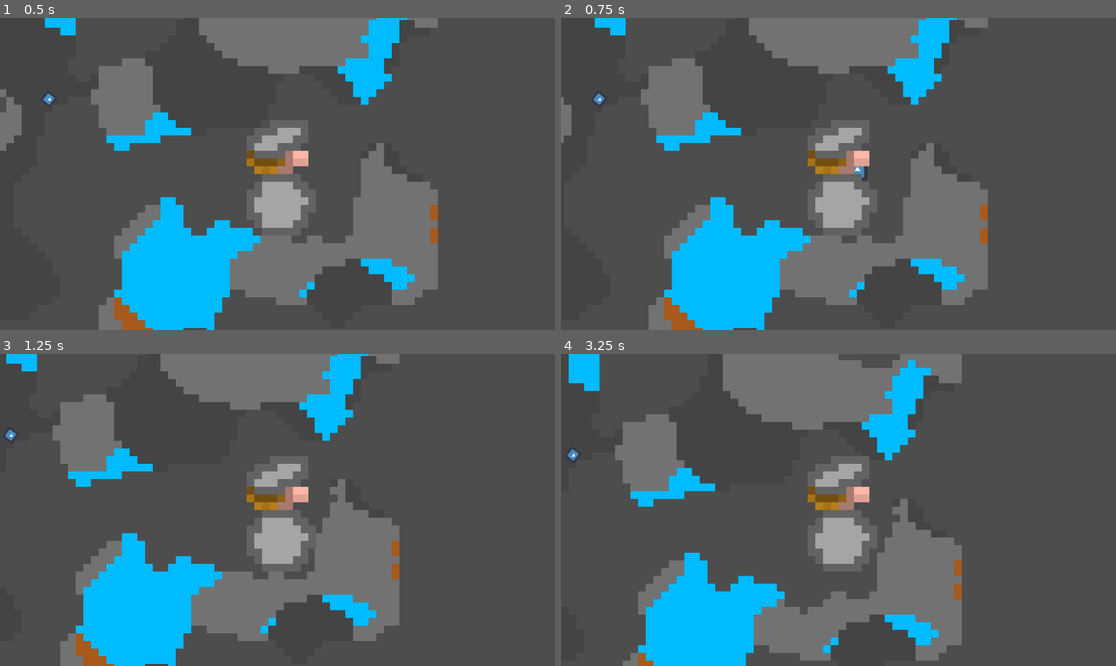
Above: before the commit, frames 1-4 (two rows, left to right).
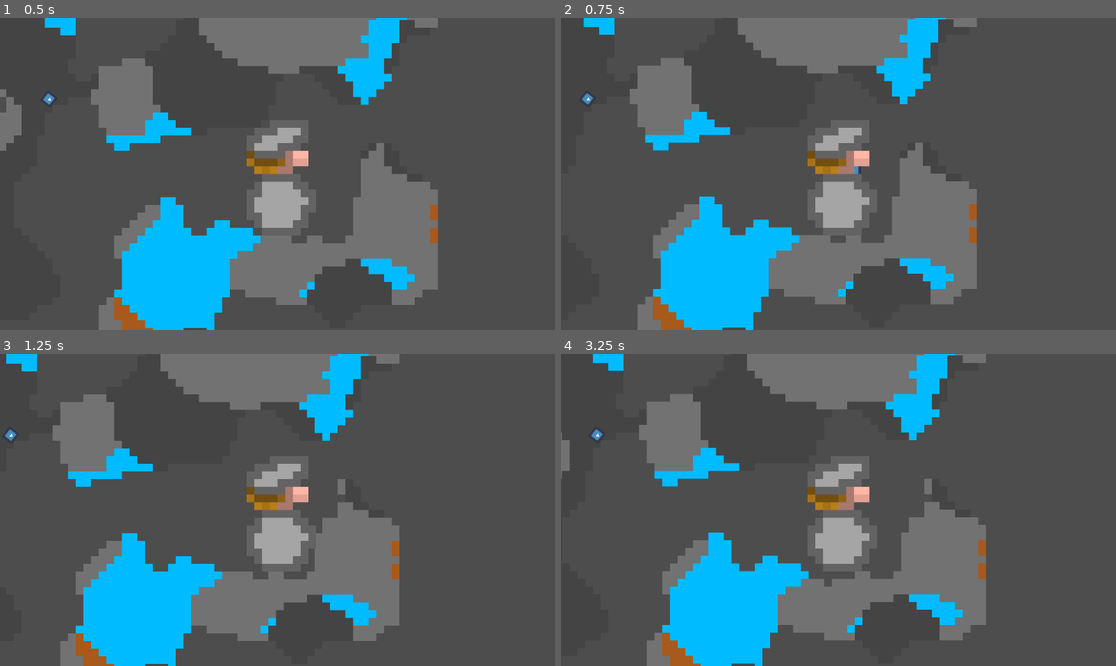
Above: after the commit, the same moments.

Repository: juusoHaaja/raketinheitin
Game: Godot game, scene res://function/world/main.tscn
The game is run twice, just before and just after one commit, with the same random seed, the same clock (stepped at 60 frames per second) and the same inputs. The engine's default icon, where the game draws it, is replaced by a stand-in: a white triangle on a blue panel in a dark square.
Inputs (mouse positions are in pixels of both pictures, inside the frame that each line leads up to):
- Up to frame 1 (0.5 s): no input
- Up to frame 2 (0.75 s): tap Enter at 0.5 s; move the mouse to (960, 158) at 0.52 s; hold D (right) from 0.53 s (still down); click (960, 158) at 0.67 s
- Up to frame 3 (1.25 s): keep holding D (right)
- Up to frame 4 (3.25 s): move the mouse to (727, 525) at 1.27 s; release D (right) at 1.28 s; hold S (down) 1.28-2.03 s; tap Space at 2 s; move the mouse to (894, 441) at 2.02 s; hold D (right) 2.03-2.78 s; move the mouse to (810, 572) at 2.77 s; hold W (up) from 2.78 s (still down); click (810, 572) at 2.92 s

Frame 1 is identical in both runs. In frame 2, 9.3% of the frame differs, in the area x 0-77%, y 0-100%; in frame 3, 0.1%; in frame 4, 22%.

Commit message:
movementttt

Diff:
--- a/function/player/player.tscn
+++ b/function/player/player.tscn
@@ -5,6 +5,7 @@
 [ext_resource type="Texture2D" uid="uid://bhdkrfmh54jox" path="res://art/player/mina.png" id="3_jgmqg"]
 
 [sub_resource type="PhysicsMaterial" id="PhysicsMaterial_c0i3b"]
+friction = 0.2
 
 [sub_resource type="CapsuleShape2D" id="CapsuleShape2D_c0i3b"]
 radius = 35.0
